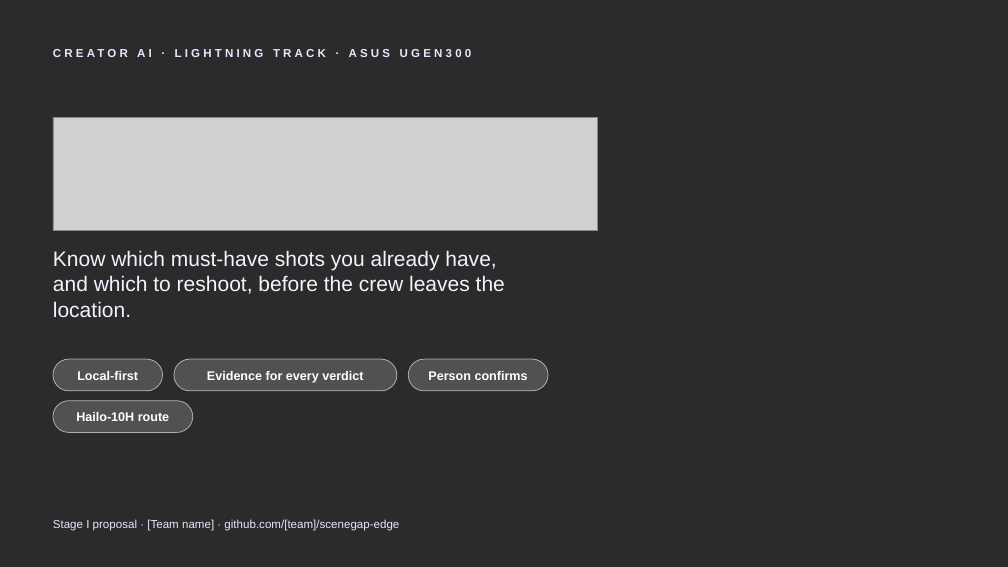
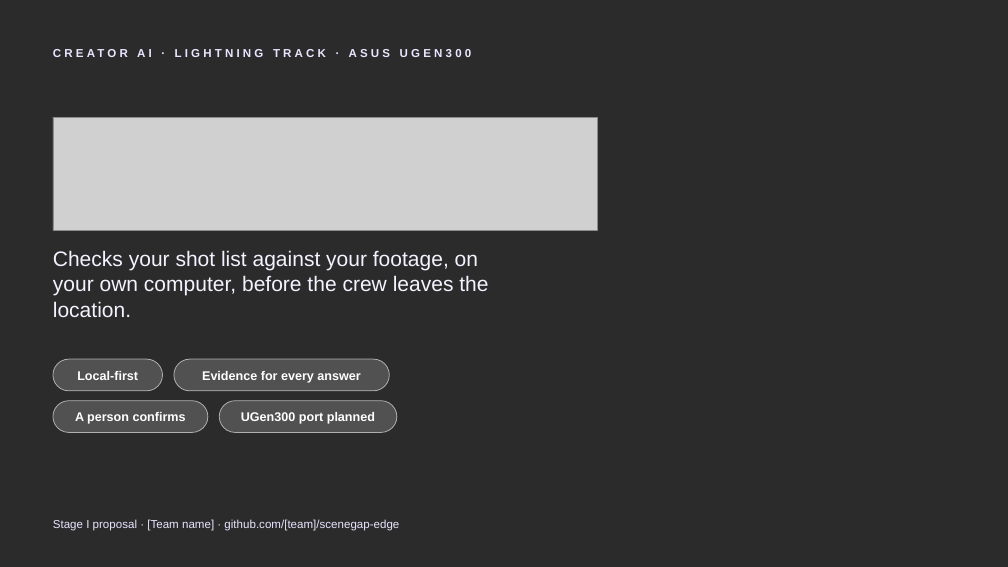
Before and after one commit to yu9bryan/scenegap-edge, a slide deck: slide 1 of docs/deck/SceneGapEdge_StageI_Proposal.pptx. Drawn at 1008x567 pixels with LibreOffice and Linux fonts; fonts in the diff are those of the drawing; grey boxes stand for pictures; background and template pictures are left out; a plain dark background stands for a picture behind light text. Boxes give left, top, right and bottom in pixels: in the first picture for what was removed or moved away, otherwise in the second. Text is boxed around its words. In the diff, an @@ line names an element or a change of style, - is before the commit and + after.

```diff
--- a/docs/deck/SceneGapEdge_StageI_Proposal.pptx
+++ b/docs/deck/SceneGapEdge_StageI_Proposal.pptx
@@ text at (53,250,488,317): text changed @@
-Know which must-have shots you already have, and which to reshoot, before the crew leaves the location.
+Checks your shot list against your footage, on your own computer, before the crew leaves the location.
@@ rounded rectangle: place and size @@
-rounded rectangle at (174,359,397,391)
+rounded rectangle at (174,359,389,391)
@@ text at (202,371,360,383): text changed @@
-Evidence for every verdict
+Evidence for every answer
@@ rounded rectangle: place and size @@
-rounded rectangle at (408,359,548,391)
+rounded rectangle at (53,401,208,433)
@@ text at (75,412,186,424): text changed @@
-Person confirms
+A person confirms
@@ rounded rectangle: place and size @@
-rounded rectangle at (53,401,193,433)
+rounded rectangle at (219,401,397,433)
@@ text at (241,412,375,424): text changed @@
-Hailo-10H route
+UGen300 port planned
```
Also in this commit, not shown: 22 other slides changed, 1 slide added, 3 other files.
